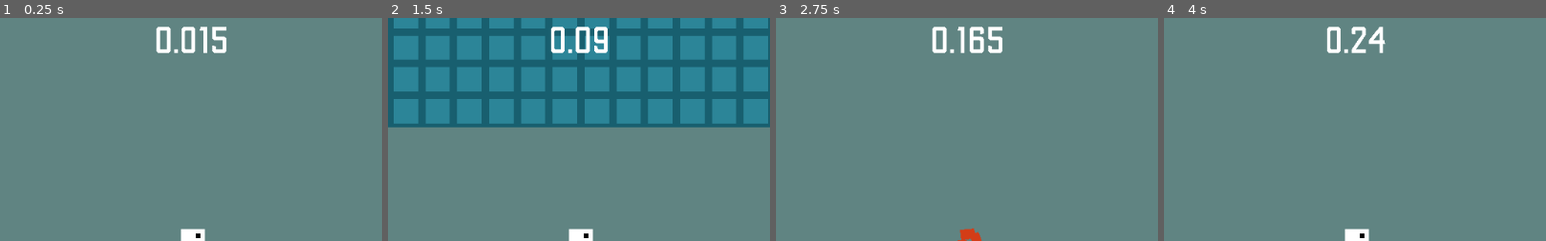
Above: before the commit, frames 1-4 (left to right).
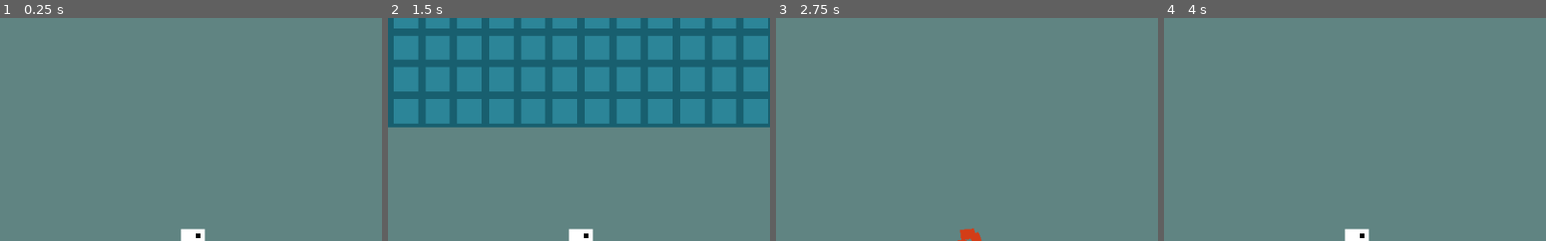
Above: after the commit, the same moments.

Repository: jonot-cyber/brackeys-game-jam-game-that-i-am-doing
Game: Godot game, scene res://Scenes/Game.tscn
Two runs of this game, one before a commit and one after it. Both use one fixed random seed, a clock stepped at 60 frames per second and the inputs below.
Inputs (mouse positions are % of the whole screen's width and height, from its top left):
- Up to frame 1 (0.25 s): no input
- Up to frame 2 (1.5 s): tap Enter at 0.5 s; move the mouse to (72, 45) at 0.52 s; click (72, 45) at 0.67 s; tap Space at 0.77 s; drag from (30, 55) to (45, 70) at 1.27 s
- Up to frame 3 (2.75 s): move the mouse to (60, 28) at 2.02 s; click (60, 28) at 2.17 s
- Up to frame 4 (4 s): drag from (45, 70) to (20, 35) at 2.77 s; move the mouse to (80, 65) at 3.52 s; click (80, 65) at 3.67 s; tap Space at 3.77 s
The pictures show only the part of the screen within x 25-75%, y 0-50%; the shares and areas given below are measured in that part.

The runs differ from the first frame. In frame 1, 1.1% of the frame differs, in the area x 40-60%, y 3-16%; in frame 2, 1.0%; in frame 3, 1.2%; in frame 4, 0.9%.

Commit message:
changes

Diff:
--- a/Scenes/Game.tscn
+++ b/Scenes/Game.tscn
@@ -95,25 +95,25 @@
 
 [node name="Checkpoint" parent="." instance=ExtResource( 5 )]
 position = Vector2( 9151, 40 )
-color = Color( 0.847059, 1, 0.819608, 1 )
+color = Color( 0.403922, 0.556863, 0.376471, 1 )
 
 [node name="Area2D" parent="Checkpoint" index="0"]
 position = Vector2( 0, -500 )
 
 [node name="Checkpoint2" parent="." instance=ExtResource( 5 )]
 position = Vector2( 12036.4, -2516.96 )
-color = Color( 0.701961, 0.835294, 0.976471, 1 )
+color = Color( 0.392157, 0.462745, 0.541176, 1 )
 
 [node name="CollisionShape2D" parent="Checkpoint2/Area2D" index="0"]
 position = Vector2( 0, 3.795 )
 
 [node name="Checkpoint3" parent="." instance=ExtResource( 5 )]
 position = Vector2( 20584.9, -1015.08 )
-color = Color( 0.972549, 0.478431, 0.894118, 1 )
+color = Color( 0.533333, 0.364706, 0.509804, 1 )
 
 [node name="Checkpoint4" parent="." instance=ExtResource( 5 )]
 position = Vector2( 29693.9, -586.558 )
-color = Color( 0.968627, 0.745098, 0.364706, 1 )
+color = Color( 0.54902, 0.47451, 0.34902, 1 )
 [connection signal="reset" from="Player" to="TileMap" method="update_tiles"]
 [connection signal="switch" from="Player" to="TileMap" method="update_tiles"]
 [connection signal="switch" from="Player" to="." method="_on_Player_switch"]
--- a/Scenes/Objects/Player.tscn
+++ b/Scenes/Objects/Player.tscn
@@ -11,7 +11,6 @@
 [ext_resource path="res://Assets/Music/Explosion.wav" type="AudioStream" id=9]
 [ext_resource path="res://Assets/Music/Checkpoint.wav" type="AudioStream" id=10]
 [ext_resource path="res://Assets/Music/MusicA.ogg" type="AudioStream" id=11]
-[ext_resource path="res://Scenes/Objects/Time.gd" type="Script" id=12]
 
 [sub_resource type="RectangleShape2D" id=1]
 extents = Vector2( 48, 48 )
@@ -27,10 +26,6 @@
 
 [sub_resource type="DynamicFont" id=4]
 size = 200
-font_data = ExtResource( 5 )
-
-[sub_resource type="DynamicFont" id=5]
-size = 150
 font_data = ExtResource( 5 )
 
 [node name="Player" type="KinematicBody2D"]
@@ -119,24 +114,5 @@
 stream = ExtResource( 11 )
 volume_db = 1.0
 autoplay = true
-
-[node name="Time" type="Label" parent="."]
-margin_left = -1538.72
-margin_top = -886.96
-margin_right = 1527.28
-margin_bottom = -719.96
-custom_fonts/font = SubResource( 5 )
-text = "0"
-align = 1
-valign = 1
-script = ExtResource( 12 )
-__meta__ = {
-"_edit_use_anchors_": false
-}
-
-[node name="Second" type="Timer" parent="Time"]
-wait_time = 0.001
-autostart = true
 [connection signal="timeout" from="Respawn" to="." method="_on_Respawn_timeout"]
 [connection signal="timeout" from="Label/TextFade" to="Label" method="_on_TextFade_timeout"]
-[connection signal="timeout" from="Time/Second" to="Time" method="_on_Second_timeout"]
--- a/project.godot
+++ b/project.godot
@@ -23,10 +23,6 @@
 
 gdscript/completion/autocomplete_setters_and_getters=true
 
-[display]
-
-window/size/resizable=false
-
 [rendering]
 
 quality/driver/driver_name="GLES2"
Not shown: 1 places in Scenes/Objects/Player.tscn that only renumber resources
